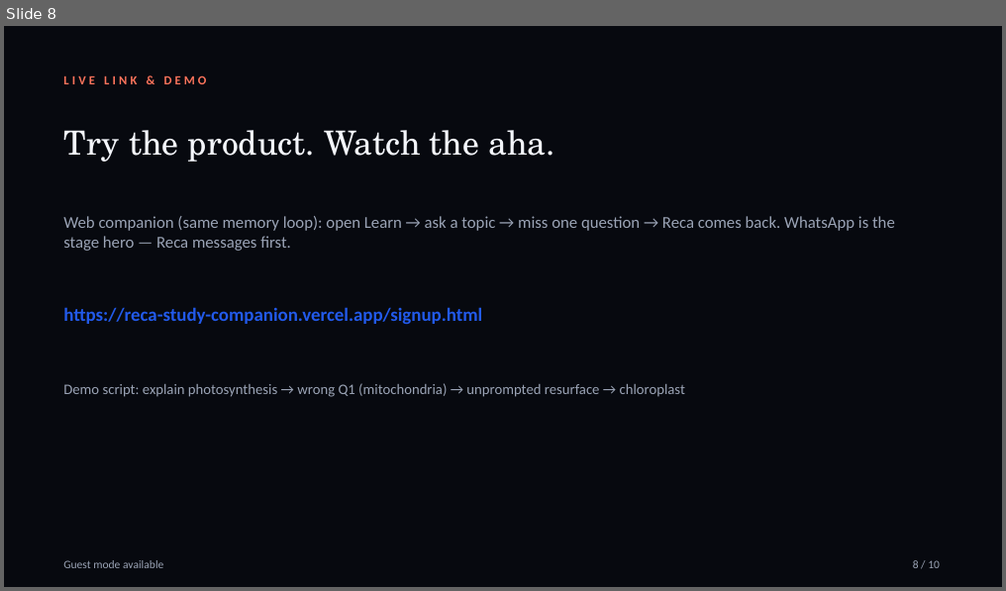
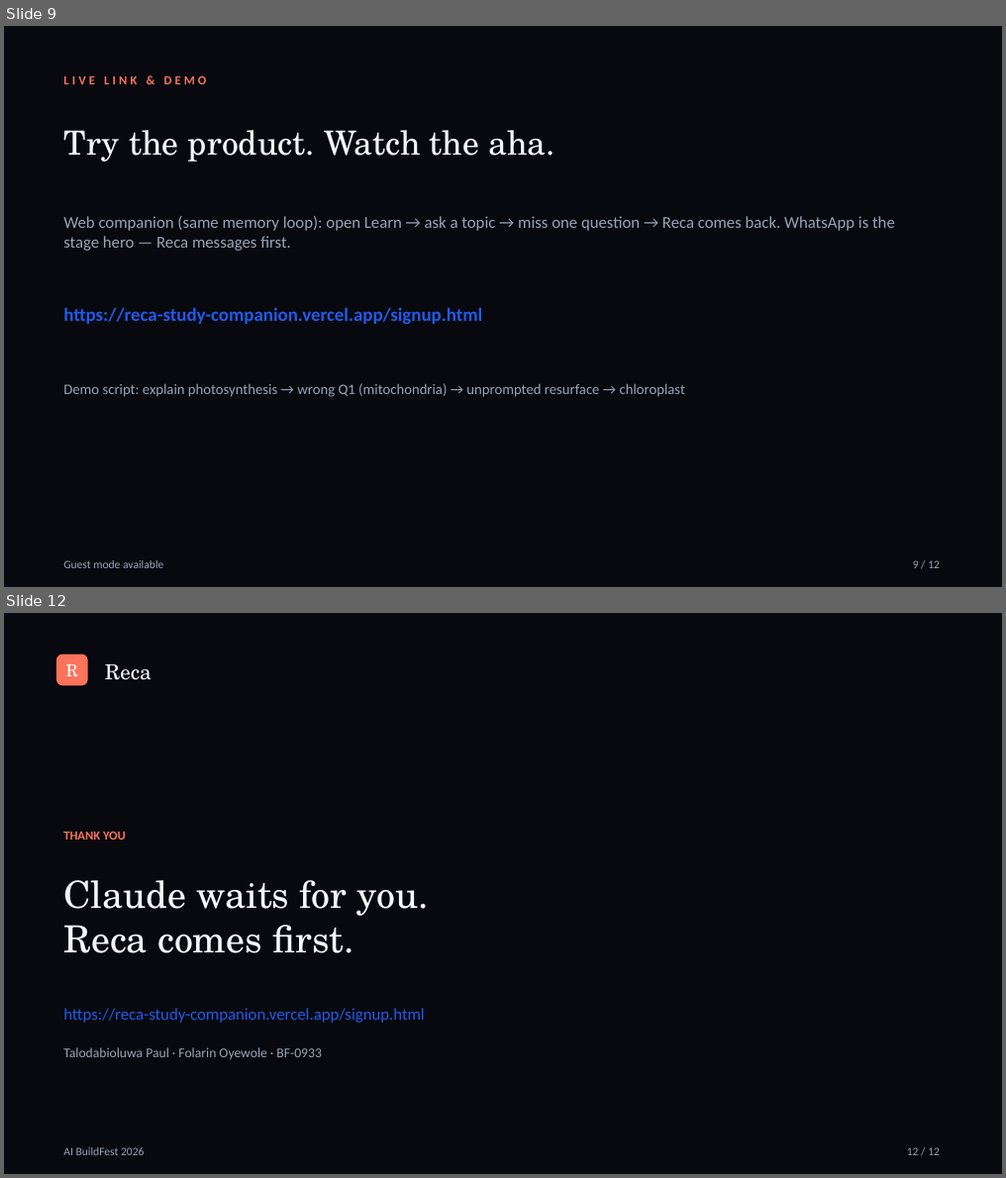
Before and after one commit to Misterhoye10/Techfest, a slide deck: docs/reca/pitch/Reca-Pitch-Deck.pptx. Shown one above the other, each under a label of ours: slide 8 before the commit, slides 9 and 12 after it; the slides between them are not shown. The pictures are 1006x591 and 1006x1178 pixels, drawn with LibreOffice and Linux fonts; fonts in the diff are those of the drawing. Boxes give left, top, right and bottom in pixels: in the first picture for what was removed or moved away, otherwise in the second. Text is boxed around its words. In the diff, an @@ line names an element or a change of style, - is before the commit and + after.

```diff
--- a/docs/reca/pitch/Reca-Pitch-Deck.pptx
+++ b/docs/reca/pitch/Reca-Pitch-Deck.pptx
@@ slide 12 added at <box>4,613,1002,1174</box>, background #FFFFFF @@
@@ rectangle added at <box>4,613,1002,1174</box>, fill #07090F @@
@@ rounded rectangle added at <box>56,655,88,685</box>, fill #FB735B @@
@@ text added at <box>66,664,78,676</box>, 16 pt, text #FFFFFF @@
+R
@@ text added at <box>105,664,152,680</box>, 20 pt, text #F4F6FB @@
+Reca
@@ text added at <box>63,831,126,840</box>, 12 pt, text #FB735B, bold @@
+THANK YOU
@@ text added at <box>63,880,429,954</box>, 36 pt, text #F4F6FB @@
+Claude waits for you.
+Reca comes first.
@@ text added at <box>63,1008,425,1023</box>, 16 pt, text #225AEB @@
+https://reca-study-companion.vercel.app/signup.html
@@ text added at <box>63,1048,321,1059</box>, 13 pt, text #9AA3B5 @@
+Talodabioluwa Paul · Folarin Oyewole · BF-0933
@@ text added at <box>63,1148,144,1156</box>, 11 pt, text #9AA3B5 @@
+AI BuildFest 2026
@@ text added at <box>907,1148,940,1156</box>, 11 pt, text #9AA3B5 @@
+12 / 12
@@ what was slide 8 is now slide 9 @@
@@ slide 9 changed as well @@
@@ text at <box>913,561,940,569</box>: text changed @@
-8 / 10
+9 / 12
```
Also in this commit, not shown: 8 other slides changed, 2 other slides added, 1 slide removed, 3 other files.
